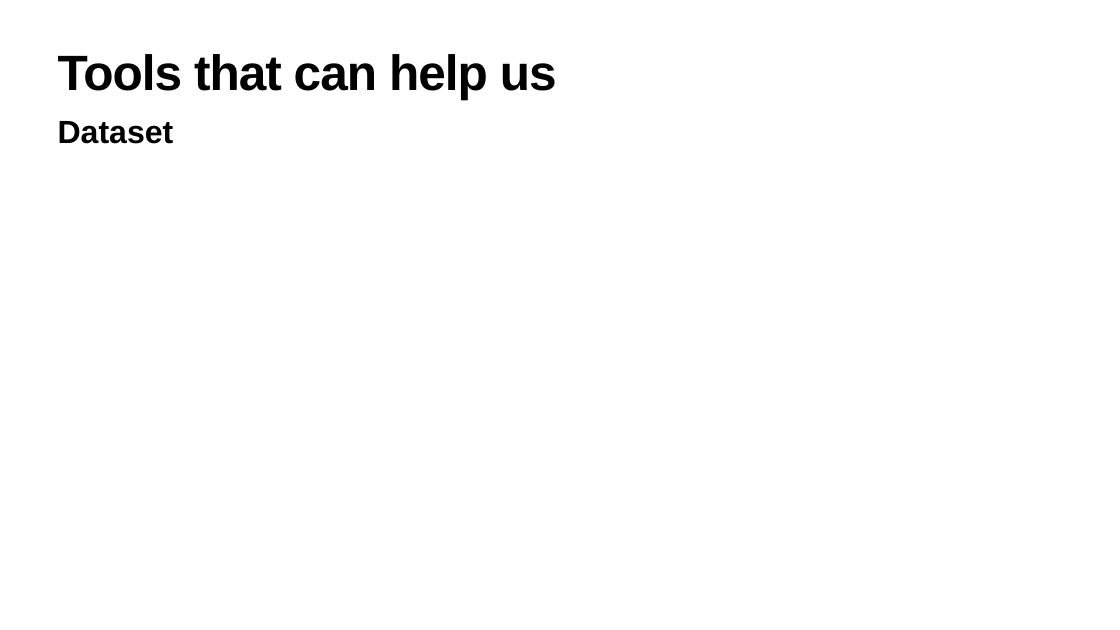
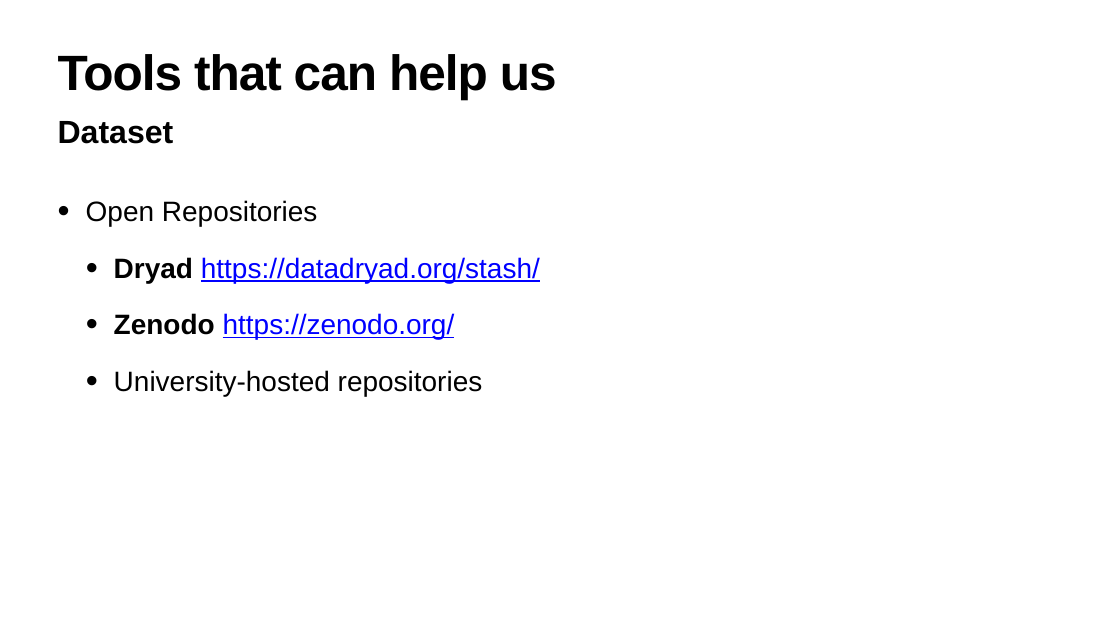
Before and after one commit to hanveiga/amld-2021-repML, a slide deck: slide 28 of slides/03_Reproducible_Scientific_ML.pptx (slide 21 before the commit). Drawn at 1120x630 pixels with LibreOffice and Linux fonts; fonts in the diff are those of the drawing. Boxes give left, top, right and bottom in pixels: in the first picture for what was removed or moved away, otherwise in the second. Text is boxed around its words. In the diff, an @@ line names an element or a change of style, - is before the commit and + after.

```diff
--- a/slides/03_Reproducible_Scientific_ML.pptx
+++ b/slides/03_Reproducible_Scientific_ML.pptx
@@ text added at (86, 200, 540, 396), 48 pt, text #000000 @@
+• Open Repositories
+  • Dryad https://datadryad.org/stash/
+  • Zenodo https://zenodo.org/
+  • University-hosted repositories
```
Also in this commit, not shown: 4 other slides changed, 8 slides added.
